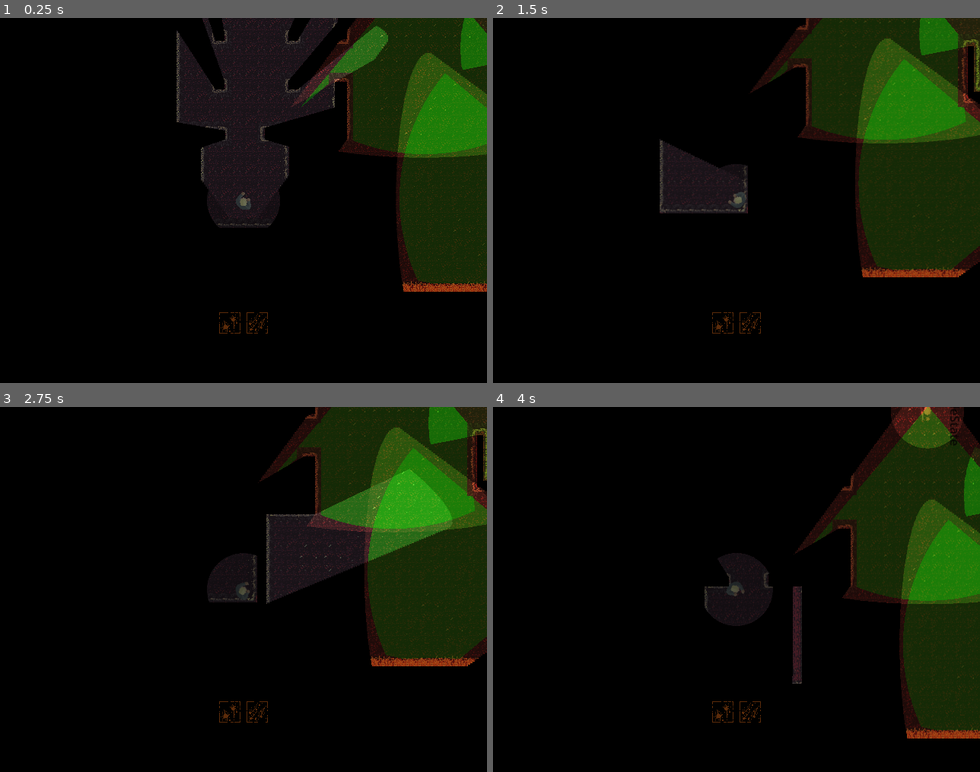
Above: before the commit, frames 1-4 (two rows, left to right).
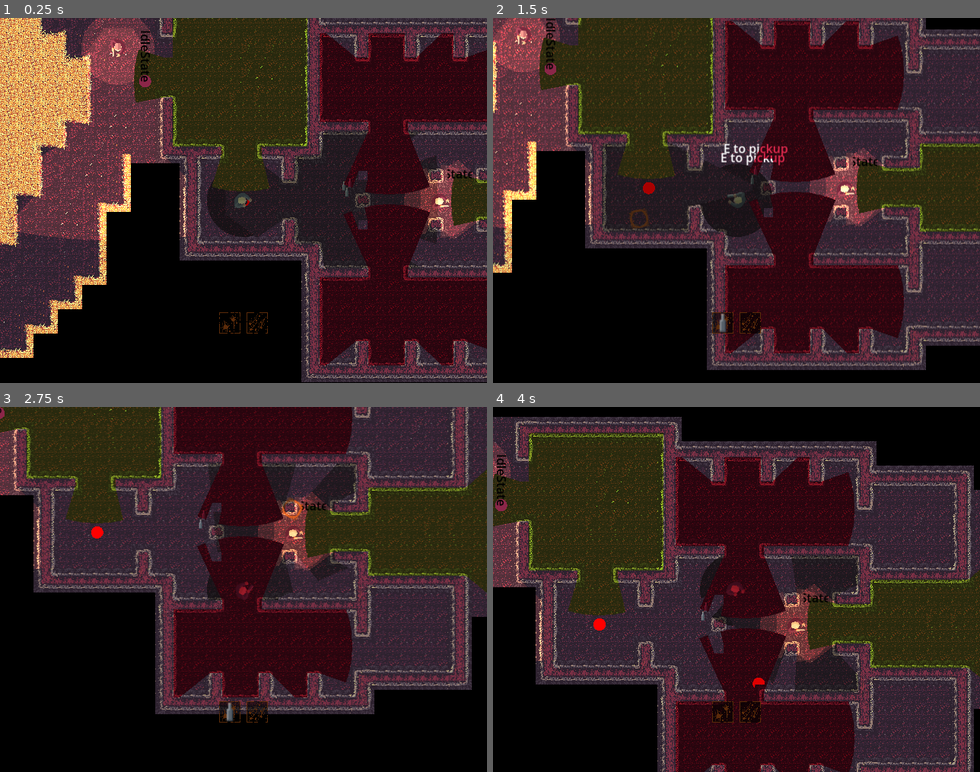
Above: after the commit, the same moments.

Repository: ChewieCB/LD52-Godot4
Game: Godot game, scene res://src/levels/test/01/level_01.tscn
Two runs of this game, one before a commit and one after it. Both use one fixed random seed, a clock stepped at 60 frames per second and the inputs below. Sound files missing from this copy of the repository are replaced by a short silence.
Inputs (mouse positions are in pixels of both pictures, inside the frame that each line leads up to):
- Up to frame 1 (0.25 s): no input
- Up to frame 2 (1.5 s): tap Enter at 0.5 s; move the mouse to (843, 182) at 0.52 s; hold D (move_right) 0.53-1.28 s; tap E (interact) at 0.6, 1.35 s; click (843, 182) at 0.67 s; move the mouse to (639, 218) at 1.27 s; hold S (move_down) from 1.28 s (still down)
- Up to frame 3 (2.75 s): move the mouse to (292, 509) at 2.02 s; release S (move_down) at 2.03 s; hold D (move_right) from 2.03 s (still down); tap E (interact) at 2.1 s
- Up to frame 4 (4 s): move the mouse to (712, 662) at 2.77 s; release D (move_right) at 2.78 s; hold W (move_up) 2.78-3.53 s; tap E (interact) at 2.85, 3.6 s; click (712, 662) at 2.92 s; move the mouse to (882, 644) at 3.52 s; hold A (move_left) from 3.53 s (still down)

The runs differ from the first frame. In frame 1, 70% of the frame differs, in the area x 0-100%, y 0-100%; in frame 2, 71%; in frame 3, 65%; in frame 4, 79%.
Error before the commit: Invalid call. Nonexistent function 'set_target_location' in base 'NavigationAgent2D'. (res://src/characters/enemies/base_enemy.gd:70)
Error after the commit: Invalid call. Nonexistent function 'set_target_location' in base 'NavigationAgent2D'. (res://src/characters/enemies/base_enemy.gd:72)

Commit message:
Added enemy alert/lost, attack, and glass shatter sfx

Diff:
--- a/src/characters/base_character.gd
+++ b/src/characters/base_character.gd
@@ -1,7 +1,7 @@
 class_name BaseCharacter
 extends CharacterBody2D
 
-#@onready var animations = $animations
+@onready var animations = $AnimationPlayer
 @onready var states = $StateManager
 @onready var state_label = $StateLabel
 
--- a/src/characters/enemies/BaseEnemy.tscn
+++ b/src/characters/enemies/BaseEnemy.tscn
@@ -1,7 +1,6 @@
-[gd_scene load_steps=21 format=3 uid="uid://cs4u6rgsu7gds"]
+[gd_scene load_steps=35 format=3 uid="uid://cs4u6rgsu7gds"]
 
 [ext_resource type="Script" path="res://src/characters/enemies/base_enemy.gd" id="1_85kf1"]
-[ext_resource type="Texture2D" uid="uid://cgdhkvbmdb4t5" path="res://assets/characters/enemy_melee_temp.png" id="1_n0agb"]
 [ext_resource type="Texture2D" uid="uid://c2xpqch46vx1u" path="res://assets/characters/enemy/enemy_head_1.png" id="2_om4yc"]
 [ext_resource type="Texture2D" uid="uid://cb5d1qr6dbggw" path="res://assets/characters/enemy/enemy_head_2.png" id="3_0qanh"]
 [ext_resource type="Texture2D" uid="uid://1auou1kox6q3" path="res://assets/characters/player/player_feet.png" id="3_7ki4u"]
@@ -15,15 +14,346 @@
 [ext_resource type="Script" path="res://src/characters/enemies/states/follow_state.gd" id="6_mksb5"]
 [ext_resource type="Script" path="res://src/characters/enemies/states/chase_state.gd" id="6_ti6pu"]
 [ext_resource type="Script" path="res://src/characters/enemies/states/search_state.gd" id="8_psnr6"]
+[ext_resource type="Texture2D" uid="uid://bik0l4fioec7t" path="res://assets/characters/alert.png" id="9_hnsud"]
 [ext_resource type="Script" path="res://src/characters/enemies/states/return_state.gd" id="9_jor3s"]
 [ext_resource type="Script" path="res://src/characters/enemies/states/attack_state.gd" id="10_g7cen"]
+[ext_resource type="Texture2D" uid="uid://8rnf2htcyurb" path="res://assets/characters/enemy/attack_fx/swipe/A200-1.png" id="10_gmeqd"]
+[ext_resource type="Texture2D" uid="uid://cmgxmh42yyc6j" path="res://assets/characters/enemy/attack_fx/swipe/A200-2.png" id="11_2gqwa"]
 [ext_resource type="Script" path="res://src/characters/enemies/view_cone.gd" id="11_8eg5v"]
+[ext_resource type="Texture2D" uid="uid://cg0xf8gcuv2op" path="res://assets/characters/enemy/attack_fx/swipe/A200-3.png" id="12_ktpko"]
+[ext_resource type="Texture2D" uid="uid://4ohdt4yv6g8n" path="res://assets/characters/enemy/attack_fx/swipe/A200-4.png" id="13_adnf4"]
+[ext_resource type="AudioStream" uid="uid://cpiffkamdmu0h" path="res://assets/audio/sfx/enemy/player_seen.mp3" id="19_gdj6w"]
+[ext_resource type="AudioStream" uid="uid://nm5flkj4npe4" path="res://assets/audio/sfx/enemy/player_lost.mp3" id="20_yoxsf"]
+[ext_resource type="AudioStream" uid="uid://hoj1uxa6eqpd" path="res://assets/audio/sfx/enemy/attack_miss.mp3" id="25_wj1ci"]
+[ext_resource type="AudioStream" uid="uid://cs4sr4me5wkbj" path="res://assets/audio/sfx/enemy/attack_hit.mp3" id="26_chp43"]
 
 [sub_resource type="RectangleShape2D" id="RectangleShape2D_bdcfo"]
 size = Vector2(20, 23)
 
-[sub_resource type="ConvexPolygonShape2D" id="ConvexPolygonShape2D_xyq0w"]
-points = PackedVector2Array(-8, -1, 188.107, -165.554, 193.731, -158.609, 201.703, -147.836, 206.7, -140.428, 213.702, -129, 218.035, -121.185, 224.015, -109.19, 227.649, -101.027, 232.561, -88.5572, 235.47, -80.1084, 239.277, -67.2577, 241.439, -58.5875, 244.111, -45.4539, 245.509, -36.6283, 247.026, -23.3119, 247.649, -14.398, 248, -1, 247.844, 7.93427, 247.026, 21.3119, 246.092, 30.1986, 244.111, 43.4539, 242.406, 52.2254, 239.277, 65.2577, 236.814, 73.8472, 232.561, 86.5572, 229.359, 94.8993, 224.015, 107.19, 220.098, 115.222, 213.702, 127, 209.1, 134.659, 201.703, 145.836, 196.451, 153.065, 188.107, 163.554)
+[sub_resource type="SpriteFrames" id="SpriteFrames_nllm5"]
+animations = [{
+"frames": [ExtResource("10_gmeqd"), ExtResource("11_2gqwa"), ExtResource("12_ktpko"), ExtResource("13_adnf4")],
+"loop": false,
+"name": &"slash",
+"speed": 10.0
+}]
+
+[sub_resource type="Animation" id="Animation_focjh"]
+length = 0.001
+tracks/0/type = "value"
+tracks/0/imported = false
+tracks/0/enabled = true
+tracks/0/path = NodePath("AlertSprite:position")
+tracks/0/interp = 1
+tracks/0/loop_wrap = true
+tracks/0/keys = {
+"times": PackedFloat32Array(0),
+"transitions": PackedFloat32Array(1),
+"update": 0,
+"values": [Vector2(0, -21)]
+}
+tracks/1/type = "value"
+tracks/1/imported = false
+tracks/1/enabled = true
+tracks/1/path = NodePath("AlertSprite:visible")
+tracks/1/interp = 1
+tracks/1/loop_wrap = true
+tracks/1/keys = {
+"times": PackedFloat32Array(0),
+"transitions": PackedFloat32Array(1),
+"update": 1,
+"values": [false]
+}
+
+[sub_resource type="Animation" id="Animation_w2jef"]
+resource_name = "alert"
+length = 0.4
+tracks/0/type = "value"
+tracks/0/imported = false
+tracks/0/enabled = true
+tracks/0/path = NodePath("AlertSprite:visible")
+tracks/0/interp = 1
+tracks/0/loop_wrap = true
+tracks/0/keys = {
+"times": PackedFloat32Array(0),
+"transitions": PackedFloat32Array(1),
+"update": 1,
+"values": [true]
+}
+tracks/1/type = "value"
+tracks/1/imported = false
+tracks/1/enabled = true
+tracks/1/path = NodePath("AlertSprite:modulate")
+tracks/1/interp = 1
+tracks/1/loop_wrap = true
+tracks/1/keys = {
+"times": PackedFloat32Array(0, 0.3),
+"transitions": PackedFloat32Array(1, 1),
+"update": 0,
+"values": [Color(1, 1, 1, 0), Color(1, 1, 1, 1)]
+}
+tracks/2/type = "value"
+tracks/2/imported = false
+tracks/2/enabled = true
+tracks/2/path = NodePath("AlertSprite:position")
+tracks/2/interp = 1
+tracks/2/loop_wrap = true
+tracks/2/keys = {
+"times": PackedFloat32Array(0, 0.3, 0.4),
+"transitions": PackedFloat32Array(0.225313, 1.41421, 1),
+"update": 0,
+"values": [Vector2(0, 0), Vector2(0, -22), Vector2(0, -18)]
+}
+tracks/3/type = "value"
+tracks/3/imported = false
+tracks/3/enabled = true
+tracks/3/path = NodePath("AudioStreamPlayer2D:stream")
+tracks/3/interp = 1
+tracks/3/loop_wrap = true
+tracks/3/keys = {
+"times": PackedFloat32Array(0),
+"transitions": PackedFloat32Array(1),
+"update": 1,
+"values": [ExtResource("19_gdj6w")]
+}
+tracks/4/type = "value"
+tracks/4/imported = false
+tracks/4/enabled = true
+tracks/4/path = NodePath("AudioStreamPlayer2D:playing")
+tracks/4/interp = 1
+tracks/4/loop_wrap = true
+tracks/4/keys = {
+"times": PackedFloat32Array(0, 0.4),
+"transitions": PackedFloat32Array(1, 1),
+"update": 1,
+"values": [true, false]
+}
+
+[sub_resource type="Animation" id="Animation_nti20"]
+resource_name = "lost"
+length = 0.4
+tracks/0/type = "value"
+tracks/0/imported = false
+tracks/0/enabled = true
+tracks/0/path = NodePath("AlertSprite:visible")
+tracks/0/interp = 1
+tracks/0/loop_wrap = true
+tracks/0/keys = {
+"times": PackedFloat32Array(0),
+"transitions": PackedFloat32Array(1),
+"update": 1,
+"values": [true]
+}
+tracks/1/type = "value"
+tracks/1/imported = false
+tracks/1/enabled = true
+tracks/1/path = NodePath("AlertSprite:modulate")
+tracks/1/interp = 1
+tracks/1/loop_wrap = true
+tracks/1/keys = {
+"times": PackedFloat32Array(0, 0.2),
+"transitions": PackedFloat32Array(1, 1),
+"update": 0,
+"values": [Color(1, 1, 1, 1), Color(1, 1, 1, 0)]
+}
+tracks/2/type = "value"
+tracks/2/imported = false
+tracks/2/enabled = true
+tracks/2/path = NodePath("AlertSprite:position")
+tracks/2/interp = 1
+tracks/2/loop_wrap = true
+tracks/2/keys = {
+"times": PackedFloat32Array(0, 0.3),
+"transitions": PackedFloat32Array(0.225313, 1.41421),
+"update": 0,
+"values": [Vector2(0, -18), Vector2(0, -15)]
+}
+tracks/3/type = "value"
+tracks/3/imported = false
+tracks/3/enabled = true
+tracks/3/path = NodePath("AudioStreamPlayer2D:stream")
+tracks/3/interp = 1
+tracks/3/loop_wrap = true
+tracks/3/keys = {
+"times": PackedFloat32Array(0),
+"transitions": PackedFloat32Array(1),
+"update": 1,
+"values": [ExtResource("20_yoxsf")]
+}
+tracks/4/type = "value"
+tracks/4/imported = false
+tracks/4/enabled = true
+tracks/4/path = NodePath("AudioStreamPlayer2D:playing")
+tracks/4/interp = 1
+tracks/4/loop_wrap = true
+tracks/4/keys = {
+"times": PackedFloat32Array(0, 0.4),
+"transitions": PackedFloat32Array(1, 1),
+"update": 1,
+"values": [true, false]
+}
+
+[sub_resource type="Animation" id="Animation_kqi2h"]
+resource_name = "attack"
+length = 0.4
+tracks/0/type = "value"
+tracks/0/imported = false
+tracks/0/enabled = true
+tracks/0/path = NodePath("AlertSprite:visible")
+tracks/0/interp = 1
+tracks/0/loop_wrap = true
+tracks/0/keys = {
+"times": PackedFloat32Array(0),
+"transitions": PackedFloat32Array(1),
+"update": 1,
+"values": [true]
+}
+tracks/1/type = "value"
+tracks/1/imported = false
+tracks/1/enabled = true
+tracks/1/path = NodePath("AudioStreamPlayer2D:stream")
+tracks/1/interp = 1
+tracks/1/loop_wrap = true
+tracks/1/keys = {
+"times": PackedFloat32Array(0),
+"transitions": PackedFloat32Array(1),
+"update": 1,
+"values": [ExtResource("25_wj1ci")]
+}
+tracks/2/type = "value"
+tracks/2/imported = false
+tracks/2/enabled = true
+tracks/2/path = NodePath("AudioStreamPlayer2D:playing")
+tracks/2/interp = 1
+tracks/2/loop_wrap = true
+tracks/2/keys = {
+"times": PackedFloat32Array(0, 0.3),
+"transitions": PackedFloat32Array(1, 1),
+"update": 1,
+"values": [true, false]
+}
+tracks/3/type = "value"
+tracks/3/imported = false
+tracks/3/enabled = true
+tracks/3/path = NodePath("Pivot/AttackFX:playing")
+tracks/3/interp = 1
+tracks/3/loop_wrap = true
+tracks/3/keys = {
+"times": PackedFloat32Array(0, 0.4),
+"transitions": PackedFloat32Array(1, 1),
+"update": 1,
+"values": [true, false]
+}
+tracks/4/type = "value"
+tracks/4/imported = false
+tracks/4/enabled = true
+tracks/4/path = NodePath("Pivot/AttackFX:frame")
+tracks/4/interp = 1
+tracks/4/loop_wrap = true
+tracks/4/keys = {
+"times": PackedFloat32Array(0),
+"transitions": PackedFloat32Array(1),
+"update": 1,
+"values": [0]
+}
+tracks/5/type = "value"
+tracks/5/imported = false
+tracks/5/enabled = true
+tracks/5/path = NodePath("Pivot/AttackFX:visible")
+tracks/5/interp = 1
+tracks/5/loop_wrap = true
+tracks/5/keys = {
+"times": PackedFloat32Array(0, 0.4),
+"transitions": PackedFloat32Array(1, 1),
+"update": 1,
+"values": [true, false]
+}
+
+[sub_resource type="Animation" id="Animation_n2gqn"]
+resource_name = "attack_hit"
+length = 1.6
+step = 0.01
+tracks/0/type = "value"
+tracks/0/imported = false
+tracks/0/enabled = true
+tracks/0/path = NodePath("AlertSprite:visible")
+tracks/0/interp = 1
+tracks/0/loop_wrap = true
+tracks/0/keys = {
+"times": PackedFloat32Array(0),
+"transitions": PackedFloat32Array(1),
+"update": 1,
+"values": [true]
+}
+tracks/1/type = "value"
+tracks/1/imported = false
+tracks/1/enabled = true
+tracks/1/path = NodePath("AudioStreamPlayer2D:stream")
+tracks/1/interp = 1
+tracks/1/loop_wrap = true
+tracks/1/keys = {
+"times": PackedFloat32Array(0),
+"transitions": PackedFloat32Array(1),
+"update": 1,
+"values": [ExtResource("26_chp43")]
+}
+tracks/2/type = "value"
+tracks/2/imported = false
+tracks/2/enabled = true
+tracks/2/path = NodePath("AudioStreamPlayer2D:playing")
+tracks/2/interp = 1
+tracks/2/loop_wrap = true
+tracks/2/keys = {
+"times": PackedFloat32Array(0),
+"transitions": PackedFloat32Array(1),
+"update": 1,
+"values": [true]
+}
+tracks/3/type = "value"
+tracks/3/imported = false
+tracks/3/enabled = true
+tracks/3/path = NodePath("Pivot/AttackFX:playing")
+tracks/3/interp = 1
+tracks/3/loop_wrap = true
+tracks/3/keys = {
+"times": PackedFloat32Array(0, 0.4, 0.62, 1.02, 1.18, 1.58),
+"transitions": PackedFloat32Array(1, 1, 1, 1, 1, 1),
+"update": 1,
+"values": [true, false, true, false, true, false]
+}
+tracks/4/type = "value"
+tracks/4/imported = false
+tracks/4/enabled = true
+tracks/4/path = NodePath("Pivot/AttackFX:frame")
+tracks/4/interp = 1
+tracks/4/loop_wrap = true
+tracks/4/keys = {
+"times": PackedFloat32Array(0, 0.62, 1.18),
+"transitions": PackedFloat32Array(1, 1, 1),
+"update": 1,
+"values": [0, 0, 0]
+}
+tracks/5/type = "value"
+tracks/5/imported = false
+tracks/5/enabled = true
+tracks/5/path = NodePath("Pivot/AttackFX:visible")
+tracks/5/interp = 1
+tracks/5/loop_wrap = true
+tracks/5/keys = {
+"times": PackedFloat32Array(0, 0.4, 0.62, 1.02, 1.18, 1.58),
+"transitions": PackedFloat32Array(1, 1, 1, 1, 1, 1),
+"update": 1,
+"values": [true, false, true, false, true, false]
+}
+
+[sub_resource type="AnimationLibrary" id="AnimationLibrary_l3e5g"]
+_data = {
+"RESET": SubResource("Animation_focjh"),
+"alert": SubResource("Animation_w2jef"),
+"attack": SubResource("Animation_kqi2h"),
+"attack_hit": SubResource("Animation_n2gqn"),
+"lost": SubResource("Animation_nti20")
+}
 
 [node name="BaseEnemy" type="CharacterBody2D"]
 position = Vector2(-1, 0)
@@ -34,7 +364,13 @@
 script = ExtResource("1_85kf1")
 head_sprites = [ExtResource("2_om4yc"), ExtResource("3_0qanh"), ExtResource("4_7ir42")]
 
-[node name="EnemyLight" type="PointLight2D" parent="."]
+[node name="CollisionShape2D" type="CollisionShape2D" parent="."]
+position = Vector2(0.5, -0.5)
+shape = SubResource("RectangleShape2D_bdcfo")
+
+[node name="Pivot" type="Node2D" parent="."]
+
+[node name="EnemyLight" type="PointLight2D" parent="Pivot"]
 color = Color(0.803922, 0.407843, 0.239216, 1)
 range_item_cull_mask = 3
 shadow_enabled = true
@@ -42,7 +378,7 @@
 texture = ExtResource("5_42j2a")
 texture_scale = 0.25
 
-[node name="ViewLight" type="PointLight2D" parent="."]
+[node name="ViewLight" type="PointLight2D" parent="Pivot"]
 position = Vector2(85, 0)
 color = Color(0.803922, 0.407843, 0.239216, 1)
 range_item_cull_mask = 3
@@ -51,26 +387,41 @@
 texture = ExtResource("5_31cbm")
 texture_scale = 0.5
 
-[node name="Sprite" type="Node2D" parent="."]
+[node name="Sprite" type="Node2D" parent="Pivot"]
 rotation = 1.5708
 
-[node name="Feet" type="Sprite2D" parent="Sprite"]
+[node name="Feet" type="Sprite2D" parent="Pivot/Sprite"]
 texture = ExtResource("3_7ki4u")
 
-[node name="Body" type="Sprite2D" parent="Sprite"]
+[node name="Body" type="Sprite2D" parent="Pivot/Sprite"]
 texture = ExtResource("4_pi84m")
 
-[node name="Head" type="Sprite2D" parent="Sprite"]
+[node name="Head" type="Sprite2D" parent="Pivot/Sprite"]
 texture = ExtResource("3_7ki4u")
 
-[node name="Sprite2D" type="Sprite2D" parent="."]
+[node name="AttackFX" type="AnimatedSprite2D" parent="Pivot"]
 visible = false
-scale = Vector2(0.5, 0.5)
-texture = ExtResource("1_n0agb")
-
-[node name="CollisionShape2D" type="CollisionShape2D" parent="."]
-position = Vector2(0.5, -0.5)
-shape = SubResource("RectangleShape2D_bdcfo")
+position = Vector2(28, -2)
+rotation = 0.684443
+scale = Vector2(0.1, 0.1)
+frames = SubResource("SpriteFrames_nllm5")
+animation = &"slash"
+frame = 3
+
+[node name="ViewCone" type="Area2D" parent="Pivot"]
+visible = false
+collision_layer = 4
+collision_mask = 17
+script = ExtResource("11_8eg5v")
+view_angle = 0
+
+[node name="CollisionShape2D" type="CollisionShape2D" parent="Pivot/ViewCone"]
+
+[node name="AlertSprite" type="Sprite2D" parent="."]
+visible = false
+modulate = Color(1, 1, 1, 0)
+position = Vector2(0, -21)
+texture = ExtResource("9_hnsud")
 
 [node name="StateManager" type="Node" parent="." node_paths=PackedStringArray("starting_state")]
 script = ExtResource("3_guvyg")
@@ -140,15 +491,6 @@
 [node name="AttackDelayTimer" type="Timer" parent="StateManager/AttackState"]
 wait_time = 0.4
 
-[node name="ViewCone" type="Area2D" parent="."]
-collision_layer = 4
-collision_mask = 17
-script = ExtResource("11_8eg5v")
-view_angle = 0
-
-[node name="CollisionShape2D" type="CollisionShape2D" parent="ViewCone"]
-shape = SubResource("ConvexPolygonShape2D_xyq0w")
-
 [node name="NavigationAgent2D" type="NavigationAgent2D" parent="."]
 path_desired_distance = 64.0
 target_desired_distance = 24.0
@@ -165,6 +507,15 @@
 offset_bottom = -22.0
 text = "STATE"
 
+[node name="AnimationPlayer" type="AnimationPlayer" parent="."]
+libraries = {
+"": SubResource("AnimationLibrary_l3e5g")
+}
+
+[node name="AudioStreamPlayer2D" type="AudioStreamPlayer2D" parent="."]
+position = Vector2(0, -1)
+stream = ExtResource("20_yoxsf")
+
+[connection signal="body_entered" from="Pivot/ViewCone" to="." method="_on_view_cone_body_entered"]
+[connection signal="body_exited" from="Pivot/ViewCone" to="." method="_on_view_cone_body_exited"]
 [connection signal="timeout" from="StateManager/AttackState/AttackDelayTimer" to="StateManager/AttackState" method="_on_attack_delay_timer_timeout"]
-[connection signal="body_entered" from="ViewCone" to="." method="_on_view_cone_body_entered"]
-[connection signal="body_exited" from="ViewCone" to="." method="_on_view_cone_body_exited"]
--- a/src/characters/enemies/base_enemy.gd
+++ b/src/characters/enemies/base_enemy.gd
@@ -11,7 +11,9 @@
 @onready var _agent = $NavigationAgent2D
 @onready var initial_position := self.global_position
 @onready var initial_rotation := self.global_rotation
-@onready var viewcone = $ViewCone
+@onready var viewcone = $Pivot/ViewCone
+
+@onready var pivot = $Pivot
 
 var distance_to_target: float
 var next_location: Vector2
@@ -29,7 +31,7 @@
 		var random = RandomNumberGenerator.new()
 		random.randomize()
 		var head_index = random.randi_range(0, head_sprites.size() - 1)
-		$Sprite/Head.texture = head_sprites[head_index]
+		$Pivot/Sprite/Head.texture = head_sprites[head_index]
 	if target_node:
 		target = target_node.global_position
 	if target:
@@ -64,7 +66,7 @@
 		nav_path = _agent.get_current_navigation_path()
 
 	# If we're too close, stop trying to get closer
-#	if target_node and distance_to_target < 48:
+#	if target_node and distance_to_target < 4w8:
 #		return
 
 	_agent.set_target_location(target)
--- a/src/characters/enemies/states/attack_state.gd
+++ b/src/characters/enemies/states/attack_state.gd
@@ -31,5 +31,9 @@
 
 func _on_attack_delay_timer_timeout():
 	if actor.target_node:
+		actor.animations.play("attack_hit")
 		actor.target_node.death()
+	else:
+		actor.animations.play("attack")
+	await actor.animations.animation_finished
 	timer_finished = true
--- a/src/characters/enemies/states/chase_state.gd
+++ b/src/characters/enemies/states/chase_state.gd
@@ -4,7 +4,11 @@
 
 
 func enter() -> void:
-	pass
+	actor.animations.play("alert")
+
+
+func exit() -> void:
+	actor.animations.play("lost")
 
 
 func physics_process(delta: float) -> BaseState:
@@ -21,7 +25,7 @@
 		return return_state
 
 	var direction := actor.global_position.direction_to(actor.next_location)
-	actor.global_rotation = direction.angle()
+	actor.pivot.global_rotation = direction.angle()
 	var desired_velocity := direction * 200.0
 	var steering := (desired_velocity - actor.velocity) * delta * 4.0
 	apply_acceleration(steering)
--- a/src/characters/enemies/states/follow_state.gd
+++ b/src/characters/enemies/states/follow_state.gd
@@ -35,7 +35,7 @@
 		actor.target = path_points[path_index]
 	else:
 		var direction := actor.global_position.direction_to(actor.next_location)
-		actor.global_rotation = direction.angle()
+		actor.pivot.global_rotation = direction.angle()
 		var desired_velocity := direction * 75.0
 		var steering := (desired_velocity - actor.velocity) * delta * 4.0
 		apply_acceleration(steering)
--- a/src/characters/enemies/states/return_state.gd
+++ b/src/characters/enemies/states/return_state.gd
@@ -35,7 +35,7 @@
 		return chase_state
 
 	var direction := actor.global_position.direction_to(actor.next_location)
-	actor.global_rotation = direction.angle()
+	actor.pivot.global_rotation = direction.angle()
 	var desired_velocity := direction * 75.0
 	var steering := (desired_velocity - actor.velocity) * delta * 4.0
 	apply_acceleration(steering)
--- a/src/characters/enemies/states/search_state.gd
+++ b/src/characters/enemies/states/search_state.gd
@@ -25,7 +25,7 @@
 		return return_state
 
 	var direction := actor.global_position.direction_to(actor.next_location)
-	actor.global_rotation = direction.angle()
+	actor.pivot.global_rotation = direction.angle()
 	var desired_velocity := direction * 160.0
 	var steering := (desired_velocity - actor.velocity) * delta * 4.0
 	apply_acceleration(steering)
--- a/src/characters/enemies/view_cone.gd
+++ b/src/characters/enemies/view_cone.gd
@@ -7,7 +7,7 @@
 		view_angle = val
 @export var FOV: int = 80
 
-@onready var actor = get_parent()
+@onready var actor = get_parent().get_parent()
 
 var cell_size = Vector2(16, 16)
 var space_state
--- a/src/levels/test/01/level_01.tscn
+++ b/src/levels/test/01/level_01.tscn
@@ -200,6 +200,7 @@
 [node name="level_01" type="Node2D"]
 
 [node name="CanvasModulate" type="CanvasModulate" parent="."]
+visible = false
 color = Color(0, 0, 0, 0.823529)
 
 [node name="Occluders" type="Node2D" parent="."]
@@ -504,8 +505,7 @@
 
 [node name="Player" parent="." node_paths=PackedStringArray("tilemap") instance=ExtResource("3_igfc8")]
 z_index = 5
-position = Vector2(-16, 40)
-rotation = -1.5708
+position = Vector2(1428, 721)
 tilemap = NodePath("../TileMap")
 
 [node name="Enemies" type="Node2D" parent="."]
--- a/src/throwables/Bottle.tscn
+++ b/src/throwables/Bottle.tscn
@@ -1,9 +1,12 @@
-[gd_scene load_steps=4 format=3 uid="uid://yqoox3rnk0mh"]
+[gd_scene load_steps=7 format=3 uid="uid://yqoox3rnk0mh"]
 
 [ext_resource type="Script" path="res://src/throwables/bottle.gd" id="1_24sbf"]
 [ext_resource type="Texture2D" uid="uid://c1wcd10a2xpm7" path="res://assets/environment/bottle.png" id="1_nuow5"]
+[ext_resource type="AudioStream" uid="uid://bnxee4igxoanu" path="res://assets/audio/sfx/glass/glass_break_1.mp3" id="2_m2y7r"]
+[ext_resource type="AudioStream" uid="uid://bbpg3n7iyu6h8" path="res://assets/audio/sfx/glass/glass_break_2.mp3" id="3_2r2mc"]
+[ext_resource type="AudioStream" uid="uid://djgcl3vkc2k24" path="res://assets/audio/sfx/glass/glass_break_3.mp3" id="4_jlyb8"]
 
-[sub_resource type="RectangleShape2D" id="RectangleShape2D_img72"]
+[sub_resource type="RectangleShape2D" id="RectangleShape2D_1rl0f"]
 size = Vector2(6, 14)
 
 [node name="Bottle" type="CharacterBody2D"]
@@ -12,9 +15,13 @@
 collision_mask = 2
 motion_mode = 1
 script = ExtResource("1_24sbf")
+glass_sfx = [ExtResource("2_m2y7r"), ExtResource("3_2r2mc"), ExtResource("4_jlyb8")]
 
 [node name="Sprite2D" type="Sprite2D" parent="."]
 texture = ExtResource("1_nuow5")
 
 [node name="CollisionShape2D" type="CollisionShape2D" parent="."]
-shape = SubResource("RectangleShape2D_img72")
+shape = SubResource("RectangleShape2D_1rl0f")
+
+[node name="AudioStreamPlayer2D" type="AudioStreamPlayer2D" parent="."]
+autoplay = true
--- a/src/throwables/bottle.gd
+++ b/src/throwables/bottle.gd
@@ -10,6 +10,17 @@
 
 var noise = preload("res://src/throwables/NoiseEmitter.tscn")
 
+var can_move = true:
+	set(val):
+		can_move = val
+		if not can_move:
+			shatter()
+
+@export var glass_sfx: Array[AudioStreamMP3]
+var previous_sfx
+
+@onready var audio_player = $AudioStreamPlayer2D
+
 
 func _ready():
 	origin_point = global_position
@@ -18,16 +29,17 @@
 
 
 func _physics_process(delta):
-	if global_position != target and abs(distance_moved) < max_distance:
-		velocity += dir_to_target * move_speed
-		velocity = velocity.limit_length(max_speed)
-		distance_moved = global_position.distance_to(origin_point)
-		move_and_slide()
-		rotation_degrees += 10
-		if get_slide_collision_count() != 0:
-			shatter()
-	else:
-		shatter()
+	if can_move:
+		if global_position != target and abs(distance_moved) < max_distance:
+			velocity += dir_to_target * move_speed
+			velocity = velocity.limit_length(max_speed)
+			distance_moved = global_position.distance_to(origin_point)
+			move_and_slide()
+			rotation_degrees += 10
+			if get_slide_collision_count() != 0:
+				can_move = false
+		else:
+			can_move = false
 
 
 func shatter():
@@ -35,4 +47,19 @@
 	var noise_instance = noise.instantiate()
 	noise_instance.global_position = global_position
 	get_parent().add_child(noise_instance)
+	$Sprite2D.visible = false
+	#
+	var random = RandomNumberGenerator.new()
+	random.randomize()
+
+	var usable_sfx = glass_sfx
+	if previous_sfx:
+		usable_sfx.erase(previous_sfx)
+
+	var sfx_index = random.randi_range(0, usable_sfx.size() - 1)
+	var shatter_sfx = usable_sfx[sfx_index]
+	audio_player.stream = shatter_sfx
+	audio_player.play()
+#
+	await audio_player.finished
 	queue_free()
--- a/src/throwables/noise_emitter.gd
+++ b/src/throwables/noise_emitter.gd
@@ -2,6 +2,7 @@
 
 @onready var collider = $Area2D/CollisionShape2D
 @onready var timer = $Timer
+
 var enemies_alerted = []
 
 
Not shown, added: assets/audio/sfx/enemy/attack_hit.mp3.import
Not shown, added: assets/audio/sfx/enemy/attack_miss.mp3.import
Not shown, added: assets/audio/sfx/enemy/player_lost.mp3.import
Not shown, added: assets/audio/sfx/enemy/player_seen.mp3.import
Not shown, added: assets/audio/sfx/glass/glass_break_1.mp3.import
Not shown, added: assets/audio/sfx/glass/glass_break_2.mp3.import
Not shown, added: assets/audio/sfx/glass/glass_break_3.mp3.import
Binary file added: assets/characters/alert.png
Not shown, added: assets/characters/alert.png.import
Binary file added: assets/characters/enemy/attack_fx/fork/CS001.png
Not shown, added: assets/characters/enemy/attack_fx/fork/CS001.png.import
Binary file added: assets/characters/enemy/attack_fx/fork/CS002.png
(and 30 more such lines)
